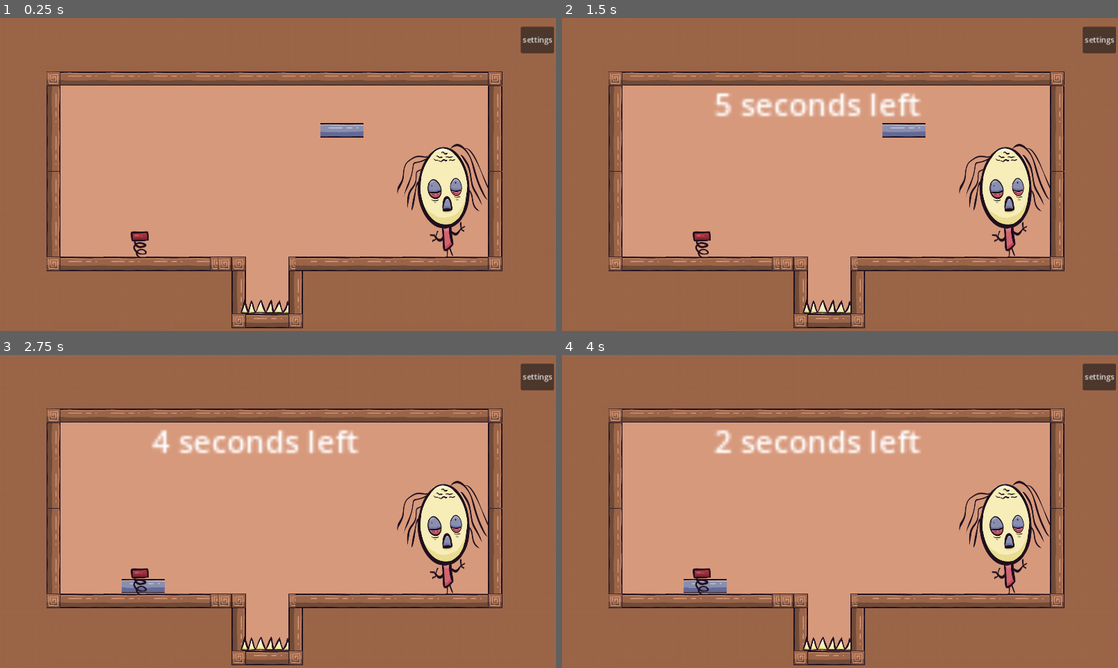
Above: before the commit, frames 1-4 (two rows, left to right).
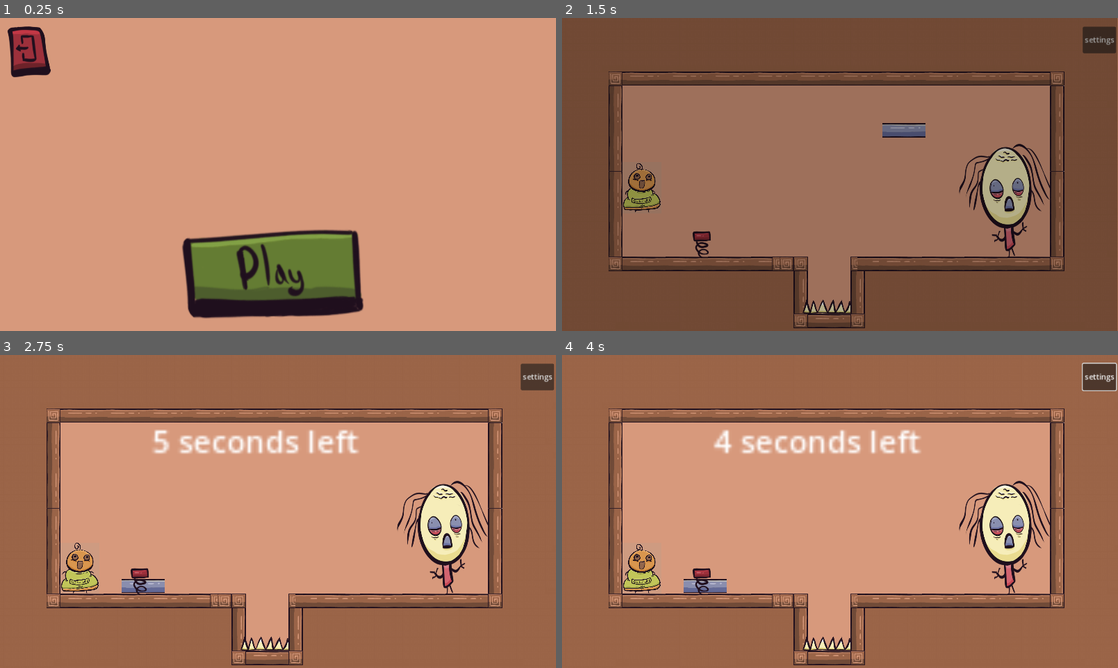
Above: after the commit, the same moments.

Repository: Yotambu100/The-hood-Five
Game: Godot game, scene res://main.tscn
Two runs of this game, one before a commit and one after it. Both use one fixed random seed, a clock stepped at 60 frames per second and the inputs below. Before the commit the project starts from res://level_real_1.tscn.
Inputs (mouse positions are in pixels of both pictures, inside the frame that each line leads up to):
- Up to frame 1 (0.25 s): no input
- Up to frame 2 (1.5 s): click (840, 271) at 0.52 s; click (634, 108) at 1.25 s, where only the run after the commit has a clickable "1"
- Up to frame 3 (2.75 s): drag from (339, 467) to (139, 583) at 2.02 s
- Up to frame 4 (4 s): click "settings" at 2.75 s; click (828, 605) at 3.52 s

The runs differ from the first frame. In frame 1, 63% of the frame differs, in the area x 0-100%, y 0-100%; in frame 2, 97%; in frame 3, 0.8%; in frame 4, 0.9%.

Commit message:
feat: Added animations and also other stuff

Diff:
--- a/AutoPlayer/Player.gd
+++ b/AutoPlayer/Player.gd
@@ -14,15 +14,16 @@
 
 
 var actions = ["p"]
-
+@onready var anim = get_node("AnimatedSprite2D")
 
 func _ready():
 
 	actions = get_parent().level_actions
-	get_node("AnimatedSprite2D").play("Idle")
+	anim.play("Idle")
 
 var cur_action = ACTIONS_DICT[actions.pop_front()]
 var jumped_this_move = false
+var anim_is_running = false
 
 func _on_move_timer_timeout():
 	if Game.level_is_running:
@@ -31,9 +32,17 @@
 			cur_action = ACTIONS_DICT["p"]
 			#get_tree().quit()
 		else:
+			if anim_is_running:
+				anim.play("Run")
+				anim_is_running = true
+
 			jumped_this_move = false
 			cur_action = ACTIONS_DICT[actions.pop_front()]
 	else:
+		if not anim_is_running:
+			anim.play("Idle")
+			anim_is_running = false
+
 		cur_action = ACTIONS_DICT["p"]
 
 
@@ -47,11 +56,11 @@
 
 	match cur_action:
 		ACTIONS_DICT["l"]:
-			get_node("AnimatedSprite2D").flip_h = false
+			anim.flip_h = false
 			velocity.x = -1 * SPEED
 
 		ACTIONS_DICT["r"]:
-			get_node("AnimatedSprite2D").flip_h = true
+			anim.flip_h = true
 			velocity.x = SPEED
 
 		ACTIONS_DICT["j"]:
@@ -62,7 +71,7 @@
 				velocity.x = move_toward(velocity.x, 0, SPEED)
 
 		ACTIONS_DICT["jr"]:
-			get_node("AnimatedSprite2D").flip_h = true
+			anim.flip_h = true
 			if is_on_floor() and not jumped_this_move:
 				velocity.y = Game.cur_jump_velocity
 				jumped_this_move = true
@@ -72,7 +81,7 @@
 				velocity.x = SPEED
 
 		ACTIONS_DICT["jl"]:
-			get_node("AnimatedSprite2D").flip_h = false
+			anim.flip_h = false
 			if is_on_floor() and not jumped_this_move:
 				velocity.y = Game.cur_jump_velocity
 				jumped_this_move = true
@@ -82,6 +91,7 @@
 				velocity.x = -1 * SPEED
 
 		ACTIONS_DICT["p"]:
+			anim.play("Idle")
 			velocity.x = move_toward(velocity.x, 0, SPEED)
 
 
--- a/AutoPlayer/Player.tscn
+++ b/AutoPlayer/Player.tscn
@@ -1,90 +1,87 @@
 [gd_scene load_steps=34 format=3 uid="uid://y22qwdmagkle"]
 
 [ext_resource type="Script" path="res://AutoPlayer/Player.gd" id="1_72qd3"]
-[ext_resource type="Texture2D" uid="uid://cpbkifti6mk74" path="res://AutoPlayer/Player_idle1.png" id="2_dhkk1"]
-[ext_resource type="Texture2D" uid="uid://bk0uwxhqvcjfv" path="res://player/Player hands up.png" id="3_86g3i"]
+[ext_resource type="Texture2D" uid="uid://sjwhpgm6xnpf" path="res://player/playerIdle/playerIdle_1.png" id="2_5qaq5"]
+[ext_resource type="Texture2D" uid="uid://d2spxiatouqgx" path="res://player/playerIdle/playerIdle_2.png" id="3_0m7pt"]
+[ext_resource type="Texture2D" uid="uid://b33fj7rh253vd" path="res://player/playerIdle/playerIdle_3.png" id="4_uc8yn"]
+[ext_resource type="Texture2D" uid="uid://dawhjpewlai1r" path="res://player/playerIdle/playerIdle_4.png" id="5_mcitp"]
+[ext_resource type="Texture2D" uid="uid://glkmxp3ue8ue" path="res://player/playerIdle/playerIdle_5.png" id="6_bmd2h"]
+[ext_resource type="Texture2D" uid="uid://bgeajtasdd683" path="res://player/playerIdle/playerIdle_6.png" id="7_ri3o5"]
+[ext_resource type="Texture2D" uid="uid://3oxasvp5kkpw" path="res://player/playerIdle/playerIdle_7.png" id="8_4hawa"]
+[ext_resource type="Texture2D" uid="uid://db6ia3movk08x" path="res://player/playerIdle/playerIdle_8.png" id="9_a3c0j"]
+[ext_resource type="Texture2D" uid="uid://b5cwl1w181spb" path="res://player/playerIdle/playerIdle_9.png" id="10_1n4t5"]
+[ext_resource type="Texture2D" uid="uid://bdoiwcs1lykp1" path="res://player/playerIdle/playerIdle_10.png" id="11_h70e5"]
+[ext_resource type="Texture2D" uid="uid://do48ixkynao1h" path="res://player/playerIdle/playerIdle_11.png" id="12_hsu52"]
+[ext_resource type="Texture2D" uid="uid://rosjmqed4gf5" path="res://player/playerIdle/playerIdle_12.png" id="13_3fy8s"]
+[ext_resource type="Texture2D" uid="uid://d33j7087yh37x" path="res://player/playerIdle/playerIdle_13.png" id="14_y3xa6"]
+[ext_resource type="Texture2D" uid="uid://dl0uduwggj0wp" path="res://player/playerIdle/playerIdle_14.png" id="15_edewq"]
+[ext_resource type="Texture2D" uid="uid://dldo0t6tsttjf" path="res://player/playerIdle/playerIdle_15.png" id="16_1l70k"]
+[ext_resource type="Texture2D" uid="uid://de7jm1hphhmwc" path="res://player/playerRun/playerRun_1.png" id="17_twmfc"]
+[ext_resource type="Texture2D" uid="uid://devdhe537h0h8" path="res://player/playerRun/playerRun_2.png" id="18_7wopw"]
+[ext_resource type="Texture2D" uid="uid://bxoat6afysa02" path="res://player/playerRun/playerRun_3.png" id="19_64w1l"]
+[ext_resource type="Texture2D" uid="uid://btoeb838qan8o" path="res://player/playerRun/playerRun_4.png" id="20_mai8w"]
+[ext_resource type="Texture2D" uid="uid://ddktcciassyc8" path="res://player/playerRun/playerRun_5.png" id="21_vso1a"]
+[ext_resource type="Texture2D" uid="uid://btq1yfacais5s" path="res://player/playerRun/playerRun_6.png" id="22_0sngo"]
+[ext_resource type="Texture2D" uid="uid://b4lp623oihihs" path="res://player/playerRun/playerRun_7.png" id="23_ad08o"]
+[ext_resource type="Texture2D" uid="uid://d0abtonrhbkc5" path="res://player/playerRun/playerRun_8.png" id="24_xvykd"]
+[ext_resource type="Texture2D" uid="uid://bdtmv4dquv3cn" path="res://player/playerRun/playerRun_9.png" id="25_qjkel"]
+[ext_resource type="Texture2D" uid="uid://damr16c603pin" path="res://player/playerRun/playerRun_10.png" id="26_impys"]
+[ext_resource type="Texture2D" uid="uid://crdann5nqygbb" path="res://player/playerRun/playerRun_11.png" id="27_vkmva"]
+[ext_resource type="Texture2D" uid="uid://cb6ukf68xwqty" path="res://player/playerRun/playerRun_12.png" id="28_jpmcf"]
+[ext_resource type="Texture2D" uid="uid://g1kn0cbcuo45" path="res://player/playerRun/playerRun_13.png" id="29_nqifu"]
+[ext_resource type="Texture2D" uid="uid://dwpwtsasqclqp" path="res://player/playerRun/playerRun_14.png" id="30_i4gcj"]
+[ext_resource type="Texture2D" uid="uid://bjmtueljmliea" path="res://player/playerRun/playerRun_15.png" id="31_geekn"]
 
-[sub_resource type="CapsuleShape2D" id="CapsuleShape2D_45f3c"]
-radius = 4.6596
-height = 52.239
-[ext_resource type="Texture2D" uid="uid://ojvdnxpax144" path="res://AutoPlayer/Animations/IdleAnimation/playerIdle_1.png" id="2_0xee7"]
-[ext_resource type="Texture2D" uid="uid://c1ydqj100lm4y" path="res://AutoPlayer/Animations/IdleAnimation/playerIdle_2.png" id="3_bc8m3"]
-[ext_resource type="Texture2D" uid="uid://t51hov6tjc02" path="res://AutoPlayer/Animations/IdleAnimation/playerIdle_3.png" id="4_62xdm"]
-[ext_resource type="Texture2D" uid="uid://cusu3kcjxfc8" path="res://AutoPlayer/Animations/IdleAnimation/playerIdle_4.png" id="5_680l3"]
-[ext_resource type="Texture2D" uid="uid://cb7ejf5062yjs" path="res://AutoPlayer/Animations/IdleAnimation/playerIdle_5.png" id="6_pfpxi"]
-[ext_resource type="Texture2D" uid="uid://lii0710eqsrf" path="res://AutoPlayer/Animations/IdleAnimation/playerIdle_6.png" id="7_oxhig"]
-[ext_resource type="Texture2D" uid="uid://dujin1ciq6pxi" path="res://AutoPlayer/Animations/IdleAnimation/playerIdle_7.png" id="8_4hcjg"]
-[ext_resource type="Texture2D" uid="uid://bgm3cwukv5mym" path="res://AutoPlayer/Animations/IdleAnimation/playerIdle_8.png" id="9_aqhqr"]
-[ext_resource type="Texture2D" uid="uid://b1f5r1bdmluy6" path="res://AutoPlayer/Animations/IdleAnimation/playerIdle_9.png" id="10_81uge"]
-[ext_resource type="Texture2D" uid="uid://cbv0gmbtxqmdr" path="res://AutoPlayer/Animations/IdleAnimation/playerIdle_10.png" id="11_uypo4"]
-[ext_resource type="Texture2D" uid="uid://cc3iatnj1jxti" path="res://AutoPlayer/Animations/IdleAnimation/playerIdle_11.png" id="12_mtfet"]
-[ext_resource type="Texture2D" uid="uid://c7r2atvfqsqus" path="res://AutoPlayer/Animations/IdleAnimation/playerIdle_12.png" id="13_xsopi"]
-[ext_resource type="Texture2D" uid="uid://badsasw3w0ysd" path="res://AutoPlayer/Animations/IdleAnimation/playerIdle_13.png" id="14_xiecv"]
-[ext_resource type="Texture2D" uid="uid://oajpr3oaryhr" path="res://AutoPlayer/Animations/IdleAnimation/playerIdle_14.png" id="15_wk4xo"]
-[ext_resource type="Texture2D" uid="uid://crd8ggnl2wfda" path="res://AutoPlayer/Animations/IdleAnimation/playerIdle_15.png" id="16_h2a2b"]
-[ext_resource type="Texture2D" uid="uid://bj0mdxunh47tb" path="res://AutoPlayer/Animations/RunAnimation/playerRun_1.png" id="17_kjnrs"]
-[ext_resource type="Texture2D" uid="uid://bmqd1o8rm73rb" path="res://AutoPlayer/Animations/RunAnimation/playerRun_2.png" id="18_vqbvr"]
-[ext_resource type="Texture2D" uid="uid://dmpp10qqauvqx" path="res://AutoPlayer/Animations/RunAnimation/playerRun_3.png" id="19_p14e7"]
-[ext_resource type="Texture2D" uid="uid://c86orh0uhnqcf" path="res://AutoPlayer/Animations/RunAnimation/playerRun_4.png" id="20_oprvr"]
-[ext_resource type="Texture2D" uid="uid://0bnb3v3s5of3" path="res://AutoPlayer/Animations/RunAnimation/playerRun_5.png" id="21_ndi7c"]
-[ext_resource type="Texture2D" uid="uid://b8qjlo2h8lfmg" path="res://AutoPlayer/Animations/RunAnimation/playerRun_6.png" id="22_tlnq0"]
-[ext_resource type="Texture2D" uid="uid://c22u55h2fh7dv" path="res://AutoPlayer/Animations/RunAnimation/playerRun_7.png" id="23_fchvu"]
-[ext_resource type="Texture2D" uid="uid://dq8fdt18u11ie" path="res://AutoPlayer/Animations/RunAnimation/playerRun_8.png" id="24_i36xv"]
-[ext_resource type="Texture2D" uid="uid://dgwi1ye4k0oh6" path="res://AutoPlayer/Animations/RunAnimation/playerRun_9.png" id="25_2v2d7"]
-[ext_resource type="Texture2D" uid="uid://d0d38blgkmkv0" path="res://AutoPlayer/Animations/RunAnimation/playerRun_10.png" id="26_t1gmn"]
-[ext_resource type="Texture2D" uid="uid://c3kouy4eooitd" path="res://AutoPlayer/Animations/RunAnimation/playerRun_11.png" id="27_dixij"]
-[ext_resource type="Texture2D" uid="uid://c8ypkvmrox67u" path="res://AutoPlayer/Animations/RunAnimation/playerRun_12.png" id="28_06ca1"]
-[ext_resource type="Texture2D" uid="uid://4ui2n8wyi1c4" path="res://AutoPlayer/Animations/RunAnimation/playerRun_13.png" id="29_udk5u"]
-[ext_resource type="Texture2D" uid="uid://hxpaa6bm1lsg" path="res://AutoPlayer/Animations/RunAnimation/playerRun_14.png" id="30_omknb"]
-[ext_resource type="Texture2D" uid="uid://sop0hvykgbs0" path="res://AutoPlayer/Animations/RunAnimation/playerRun_15.png" id="31_7kdh2"]
+[sub_resource type="RectangleShape2D" id="RectangleShape2D_rhwli"]
+size = Vector2(11.686, 65)
 
-[sub_resource type="SpriteFrames" id="SpriteFrames_2cv27"]
+[sub_resource type="SpriteFrames" id="SpriteFrames_18nen"]
 animations = [{
 "frames": [{
 "duration": 1.0,
-"texture": ExtResource("2_0xee7")
+"texture": ExtResource("2_5qaq5")
 }, {
 "duration": 1.0,
-"texture": ExtResource("3_bc8m3")
+"texture": ExtResource("3_0m7pt")
 }, {
 "duration": 1.0,
-"texture": ExtResource("4_62xdm")
+"texture": ExtResource("4_uc8yn")
 }, {
 "duration": 1.0,
-"texture": ExtResource("5_680l3")
+"texture": ExtResource("5_mcitp")
 }, {
 "duration": 1.0,
-"texture": ExtResource("6_pfpxi")
+"texture": ExtResource("6_bmd2h")
 }, {
 "duration": 1.0,
-"texture": ExtResource("7_oxhig")
+"texture": ExtResource("7_ri3o5")
 }, {
 "duration": 1.0,
-"texture": ExtResource("8_4hcjg")
+"texture": ExtResource("8_4hawa")
 }, {
 "duration": 1.0,
-"texture": ExtResource("9_aqhqr")
+"texture": ExtResource("9_a3c0j")
 }, {
 "duration": 1.0,
-"texture": ExtResource("10_81uge")
+"texture": ExtResource("10_1n4t5")
 }, {
 "duration": 1.0,
-"texture": ExtResource("11_uypo4")
+"texture": ExtResource("11_h70e5")
 }, {
 "duration": 1.0,
-"texture": ExtResource("12_mtfet")
+"texture": ExtResource("12_hsu52")
 }, {
 "duration": 1.0,
-"texture": ExtResource("13_xsopi")
+"texture": ExtResource("13_3fy8s")
 }, {
 "duration": 1.0,
-"texture": ExtResource("14_xiecv")
+"texture": ExtResource("14_y3xa6")
 }, {
 "duration": 1.0,
-"texture": ExtResource("15_wk4xo")
+"texture": ExtResource("15_edewq")
 }, {
 "duration": 1.0,
-"texture": ExtResource("16_h2a2b")
+"texture": ExtResource("16_1l70k")
 }],
 "loop": true,
 "name": &"Idle",
@@ -92,49 +89,49 @@
 }, {
 "frames": [{
 "duration": 1.0,
-"texture": ExtResource("17_kjnrs")
+"texture": ExtResource("17_twmfc")
 }, {
 "duration": 1.0,
-"texture": ExtResource("18_vqbvr")
+"texture": ExtResource("18_7wopw")
 }, {
 "duration": 1.0,
-"texture": ExtResource("19_p14e7")
+"texture": ExtResource("19_64w1l")
 }, {
 "duration": 1.0,
-"texture": ExtResource("20_oprvr")
+"texture": ExtResource("20_mai8w")
 }, {
 "duration": 1.0,
-"texture": ExtResource("21_ndi7c")
+"texture": ExtResource("21_vso1a")
 }, {
 "duration": 1.0,
-"texture": ExtResource("22_tlnq0")
+"texture": ExtResource("22_0sngo")
 }, {
 "duration": 1.0,
-"texture": ExtResource("23_fchvu")
+"texture": ExtResource("23_ad08o")
 }, {
 "duration": 1.0,
-"texture": ExtResource("24_i36xv")
+"texture": ExtResource("24_xvykd")
 }, {
 "duration": 1.0,
-"texture": ExtResource("25_2v2d7")
+"texture": ExtResource("25_qjkel")
 }, {
 "duration": 1.0,
-"texture": ExtResource("26_t1gmn")
+"texture": ExtResource("26_impys")
 }, {
 "duration": 1.0,
-"texture": ExtResource("27_dixij")
+"texture": ExtResource("27_vkmva")
 }, {
 "duration": 1.0,
-"texture": ExtResource("28_06ca1")
+"texture": ExtResource("28_jpmcf")
 }, {
 "duration": 1.0,
-"texture": ExtResource("29_udk5u")
+"texture": ExtResource("29_nqifu")
 }, {
 "duration": 1.0,
-"texture": ExtResource("30_omknb")
+"texture": ExtResource("30_i4gcj")
 }, {
 "duration": 1.0,
-"texture": ExtResource("31_7kdh2")
+"texture": ExtResource("31_geekn")
 }],
 "loop": true,
 "name": &"Run",
@@ -145,16 +142,17 @@
 script = ExtResource("1_72qd3")
 
 [node name="CollisionShape2D" type="CollisionShape2D" parent="."]
-position = Vector2(-3, 7.99991)
+position = Vector2(-3.87122e-13, -4)
 rotation = 3.14159
 scale = Vector2(6.76024, -1.37828)
-shape = SubResource("CapsuleShape2D_45f3c")
+shape = SubResource("RectangleShape2D_rhwli")
 
 [node name="AnimatedSprite2D" type="AnimatedSprite2D" parent="."]
-position = Vector2(7.62939e-06, -0.999985)
+position = Vector2(9.53674e-07, -12)
 scale = Vector2(0.1225, 0.107875)
-sprite_frames = SubResource("SpriteFrames_2cv27")
-animation = &"Idle"
+sprite_frames = SubResource("SpriteFrames_18nen")
+animation = &"Run"
+flip_h = true
 
 [node name="MoveTimer" type="Timer" parent="."]
 process_callback = 0
--- a/level_real_1.tscn
+++ b/level_real_1.tscn
@@ -99,6 +99,7 @@
 [node name="settingCanvas" type="CanvasLayer" parent="CanvasLayer"]
 
 [node name="ColorRect" type="ColorRect" parent="CanvasLayer/settingCanvas"]
+visible = false
 offset_left = 40.0
 offset_top = 49.0
 offset_right = 1108.0
@@ -106,6 +107,7 @@
 color = Color(0, 0, 0, 0.827451)
 
 [node name="backButton" type="Button" parent="CanvasLayer/settingCanvas"]
+visible = false
 offset_left = 415.0
 offset_top = 456.0
 offset_right = 696.0
@@ -113,6 +115,7 @@
 icon = ExtResource("2_c7cio")
 
 [node name="QuitButton" type="Button" parent="CanvasLayer/settingCanvas"]
+visible = false
 anchors_preset = -1
 anchor_left = 1.575
 anchor_top = 0.114
@@ -171,7 +174,7 @@
 autoplay = true
 
 [node name="Player" parent="." instance=ExtResource("4_l66rh")]
-position = Vector2(190, 443)
+position = Vector2(191, 438)
 
 [node name="AnimatedSprite2D" type="AnimatedSprite2D" parent="."]
 position = Vector2(953, 467)
@@ -185,9 +188,8 @@
 position = Vector2(322, 565)
 scale = Vector2(0.6, 0.6)
 
-[connection signal="pressed" from="CanvasLayer/Button" to="." method="_on_button_pressed"]
-[connection signal="timeout" from="CanvasLayer/LBL_Time1/Timer_countdown1" to="." method="_on_timer_countdown_1_timeout"]
 [connection signal="pressed" from="CanvasLayer/settingCanvas/backButton" to="." method="_on_back_button_pressed"]
 [connection signal="pressed" from="CanvasLayer/settingCanvas/QuitButton" to="." method="_on_quit_button_pressed"]
+[connection signal="pressed" from="CanvasLayer/settingsButton" to="." method="_on_button_pressed"]
 [connection signal="pressed" from="CanvasLayer/settingsButton" to="." method="_on_settings_button_pressed"]
-[connection signal="pressed" from="CanvasLayer/settingsButton" to="." method="_on_button_pressed"]
+[connection signal="timeout" from="CanvasLayer/LBL_Time1/Timer_countdown1" to="." method="_on_timer_countdown_1_timeout"]
--- a/project.godot
+++ b/project.godot
@@ -11,7 +11,7 @@
 [application]
 
 config/name="The-hood-5"
-run/main_scene="res://level_real_1.tscn"
+run/main_scene="res://main.tscn"
 config/features=PackedStringArray("4.1", "Mobile")
 config/icon="res://icon.svg"
 <<<<<<<Updatedupstream<<<<<<<HEADrun/main_scene="res://CustomWorld/CustomWorld.tscn"
@@ -19,9 +19,6 @@
 [autoload]
 
 Game="*res://Globals/Game.gd"
-
-[autoload]
-
 SceneTranstion="*res://scene_transtion.tscn"
 
 [display]
Not shown: 1 places in level_real_1.tscn that only renumber resources
Binary file added: player/playerRun/playerRun_1.png
Binary file added: player/playerRun/playerRun_10.png
Binary file added: player/playerRun/playerRun_11.png
Binary file added: player/playerRun/playerRun_12.png
Binary file added: player/playerRun/playerRun_13.png
Binary file added: player/playerRun/playerRun_14.png
Binary file added: player/playerRun/playerRun_15.png
Binary file added: player/playerRun/playerRun_2.png
Binary file added: player/playerRun/playerRun_3.png
Binary file added: player/playerRun/playerRun_4.png
Binary file added: player/playerRun/playerRun_5.png
(and 5 more such lines)
